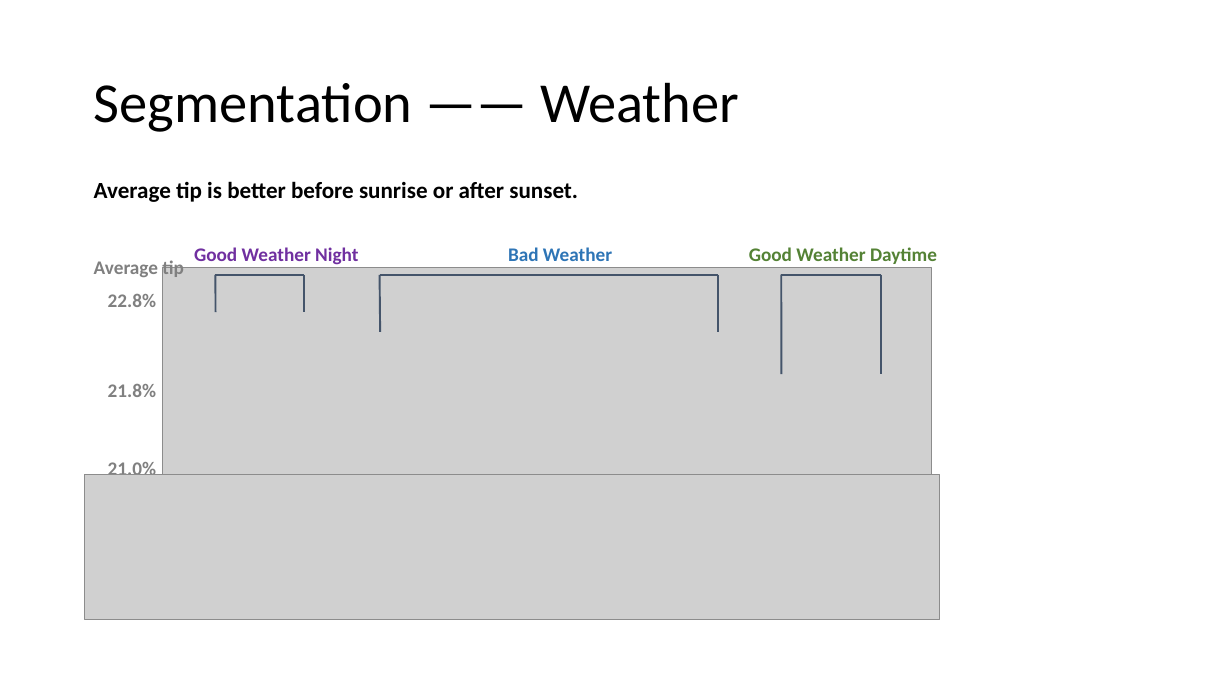
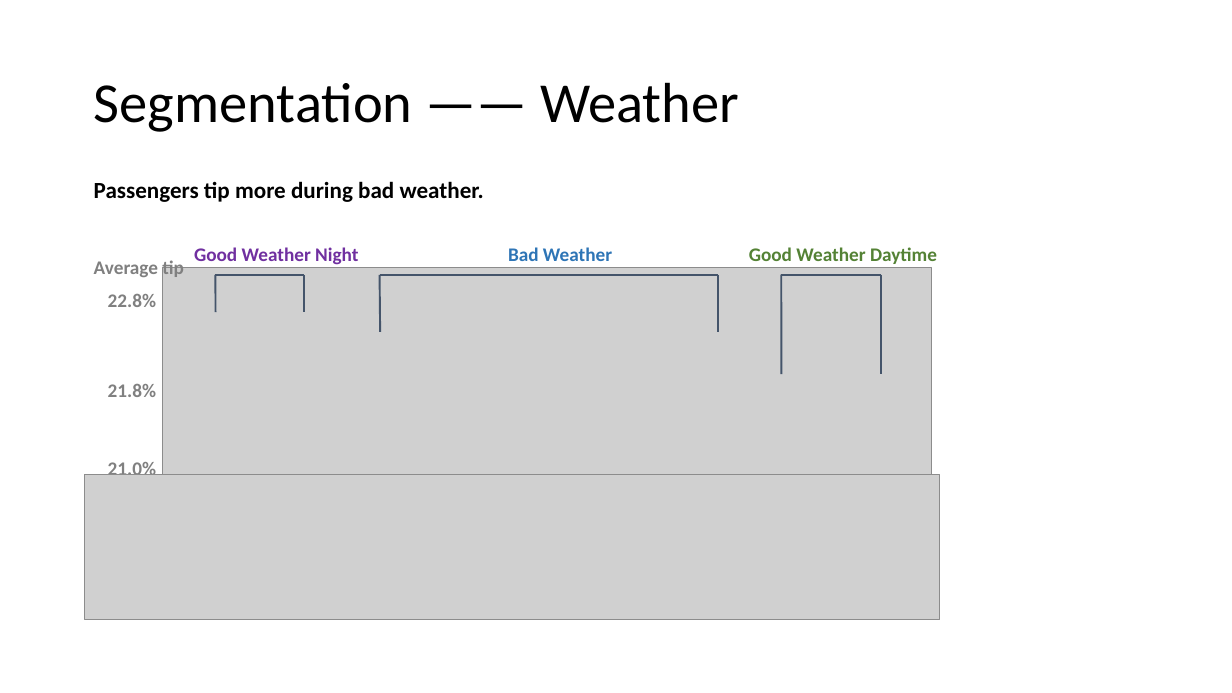
Before and after one commit to MiyainNYC/PySpark-Data-Challenge, a slide deck: slide 35 of DataChallengeAssessment.pptx. Drawn at 1232x693 pixels with LibreOffice and Linux fonts; fonts in the diff are those of the drawing; grey boxes stand for pictures. Boxes give left, top, right and bottom in pixels: in the first picture for what was removed or moved away, otherwise in the second. Text is boxed around its words. In the diff, an @@ line names an element or a change of style, - is before the commit and + after.

```diff
--- a/DataChallengeAssessment.pptx
+++ b/DataChallengeAssessment.pptx
@@ text at (94,181,484,202): text changed @@
-Average tip is better before sunrise or after sunset.
+Passengers tip more during bad weather.
```
Also in this commit, not shown: 7 other slides changed, 2 slides added, 1 slide removed.
